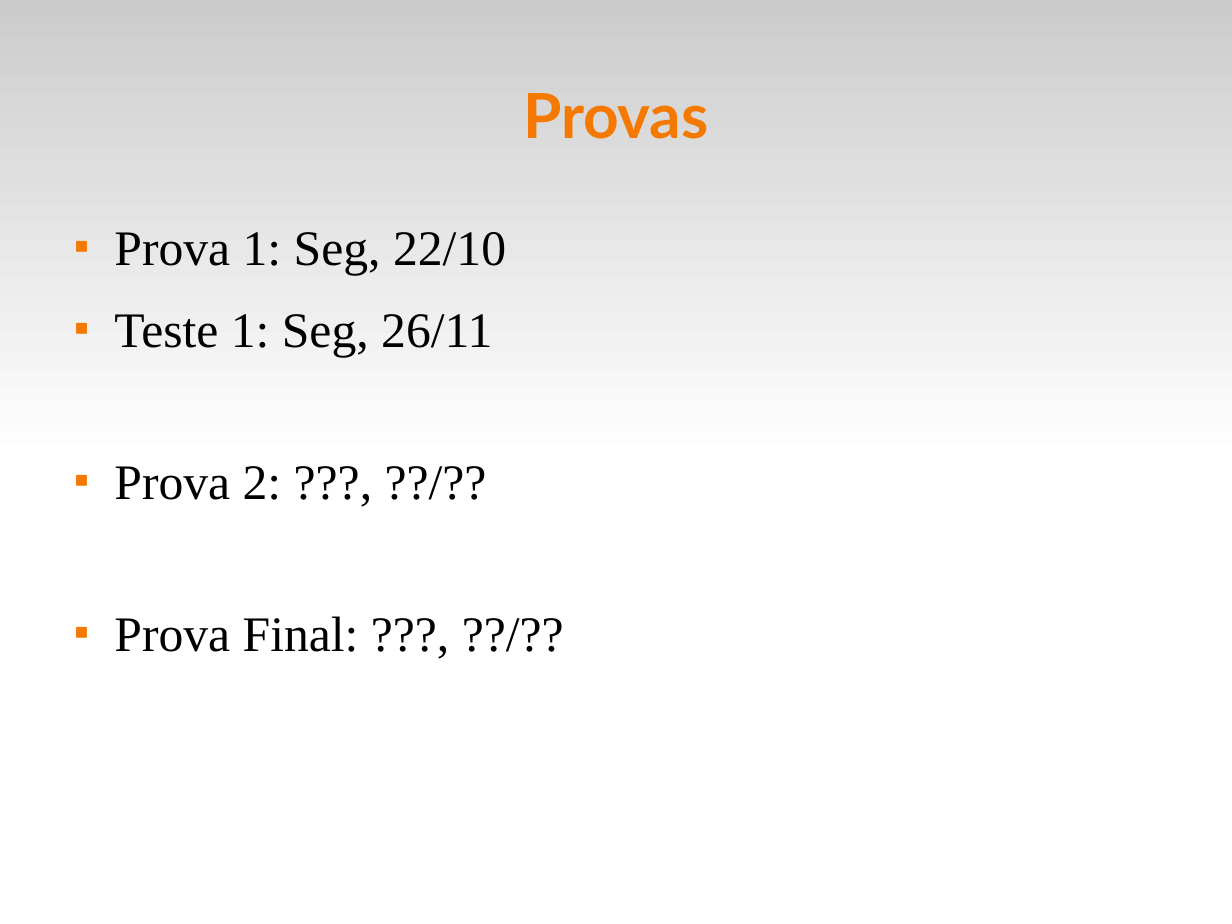
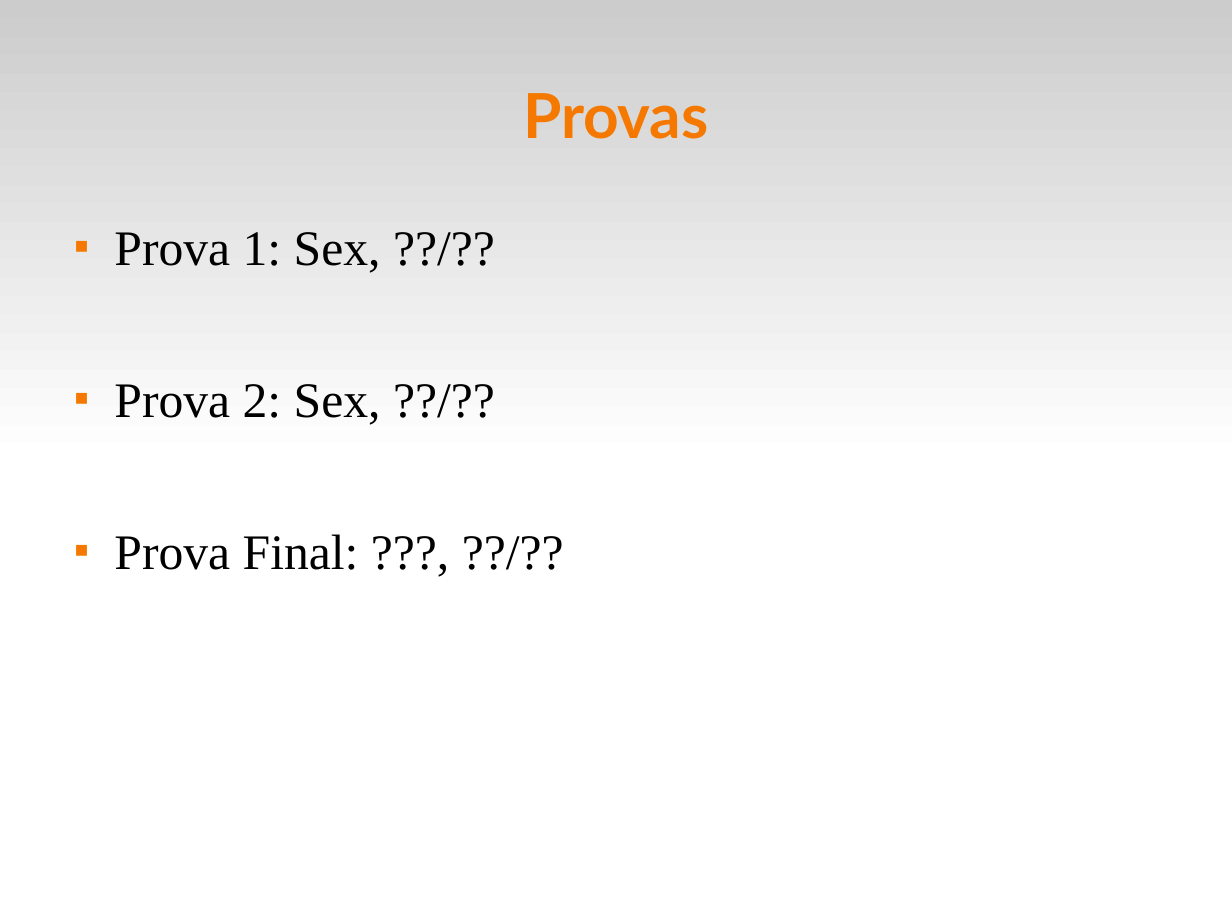
Before and after one commit to fsantanna-uerj/LP1, a slide deck: slide 6 of Slides/lp1-00-intro.odp (slide 8 before the commit). Drawn at 1232x924 pixels with LibreOffice and Linux fonts; fonts in the diff are those of the drawing. Boxes give left, top, right and bottom in pixels: in the first picture for what was removed or moved away, otherwise in the second. Text is boxed around its words. In the diff, an @@ line names an element or a change of style, - is before the commit and + after.

```diff
--- a/Slides/lp1-00-intro.odp
+++ b/Slides/lp1-00-intro.odp
@@ text at <box>114,232,381,425</box>: text changed @@
-■ Prova 1: Seg, 22/10
-■ Teste 1: Seg, 26/11
-■ Prova 2: ???, ??/??
+■ Prova 1: Sex, ??/??
+■ Prova 2: Sex, ??/??
```
Also in this commit, not shown: 8 other slides changed, 1 slide added, 2 slides removed, 3 other files.
